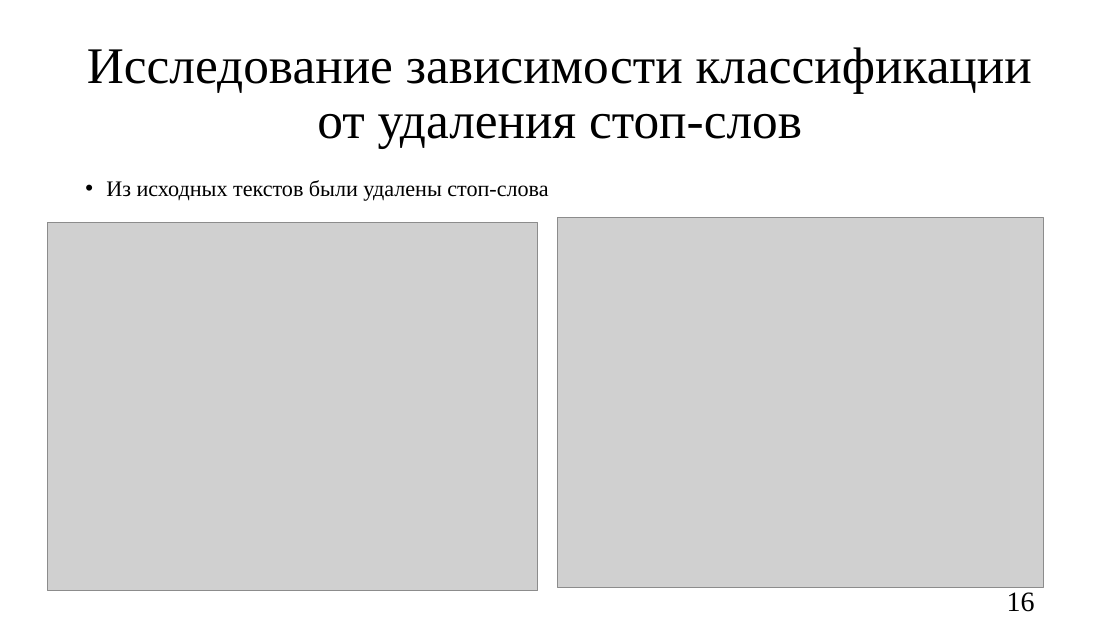
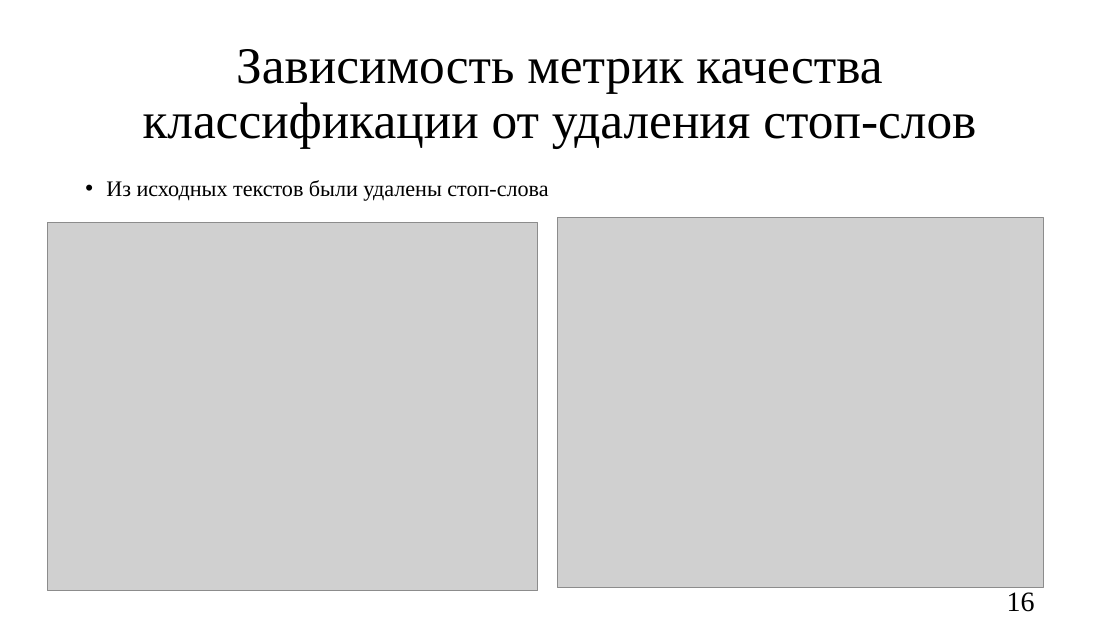
Before and after one commit to oljakon/bachelor-degree, a slide deck: slide 16 of РПЗ/презентация_Кондрашова.pptx. Drawn at 1120x630 pixels with LibreOffice and Linux fonts; fonts in the diff are those of the drawing; grey boxes stand for pictures. Boxes give left, top, right and bottom in pixels: in the first picture for what was removed or moved away, otherwise in the second. Text is boxed around its words. In the diff, an @@ line names an element or a change of style, - is before the commit and + after.

```diff
--- a/РПЗ/презентация_Кондрашова.pptx
+++ b/РПЗ/презентация_Кондрашова.pptx
@@ title at <box>143,49,976,149</box>: text changed @@
-Исследование зависимости классификации от удаления стоп-слов
+Зависимость метрик качества классификации от удаления стоп-слов
```
Also in this commit, not shown: 11 other slides changed, 7 other files.
